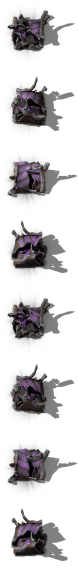
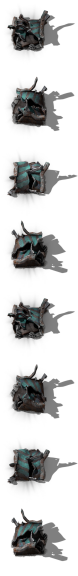
Comparing the layer stacks of the two 78×576 images. Changes:
added layer "tier 7" above "tier 6" over [7, 10, 50, 550]
hid "tier 6" over [7, 10, 50, 550]
